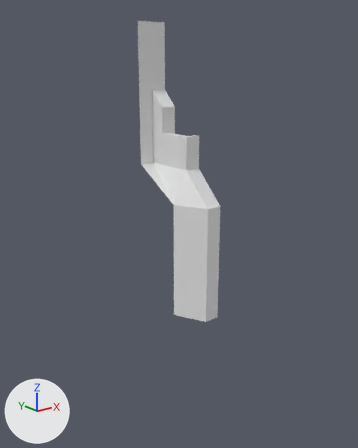
The Blender file Assets/TowerSide.02b.blend: old version first, new version second.
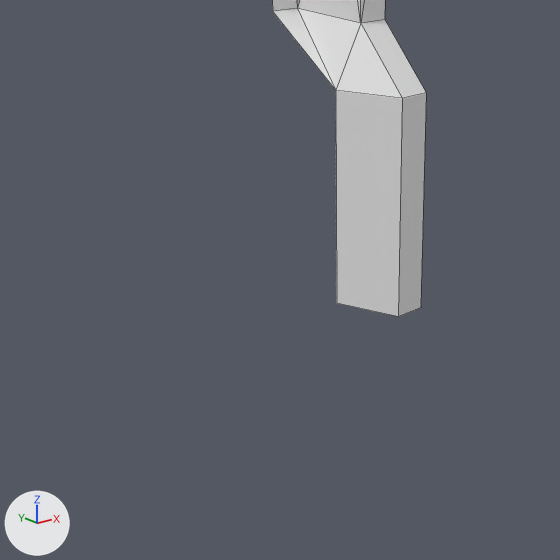
Old and new are each drawn whole from a 50 mm camera at (-9.46, -13.66, -0.36) aimed at (0.07, -1.75, -5.12) and again close up on the part from 0% to 81% of the width and 35% to 100% of the height. Lighting does not change. The marker at lower left points along +X, +Y and +Z. The first two pictures are the older version. The close-ups show mesh edges as thin lines.
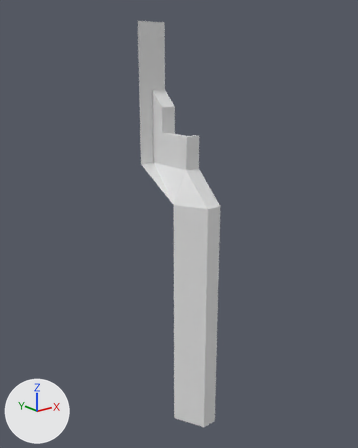
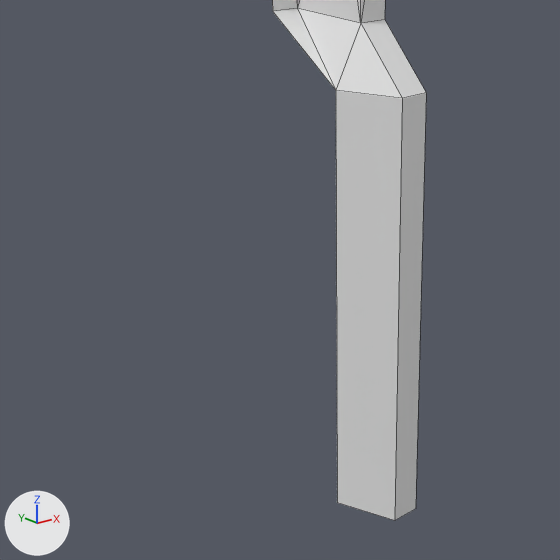
Changed parts and their boxes [x1, y1, x2, y2] in the close-ups (560 x 560 px; the box of a moved part takes in the faces that stretch with it):
'Plane', reshaped: before [272, 0, 426, 317]; after [272, 0, 426, 520]
part 1 of me_plane_001, moved or reshaped: before [336, 142, 421, 317]; after [336, 142, 421, 520]

Edits to the bpy script that builds the scene:
```text
Change me_plane_001:
    used by ob_plane; location = (0.0, 0.0, 0.0)
    before: 18 (0.5, -3.2, -8.0) at pixel (420, 307), 19 (0.0, -3.2, -8.0) at pixel (398, 316), 31 (-0.5, -2.2, -8.0) at pixel (336, 303)
    remove me_plane_001.from_pydata(...)  # 32 vertices, 26 faces; spans x -0.5..0.5, y -3.2..-0.5, z -8.0..1.0
    add me_plane_001.from_pydata(...)  # 32 vertices, 26 faces; spans x -0.5..0.5, y -3.2..-0.5, z -12.0..1.0
    me_plane_001 part 1
    add for i in [18, 19, 31]: me_plane_001.vertices[i].co += Vector((0.0, 0.0, -4.0))
```
